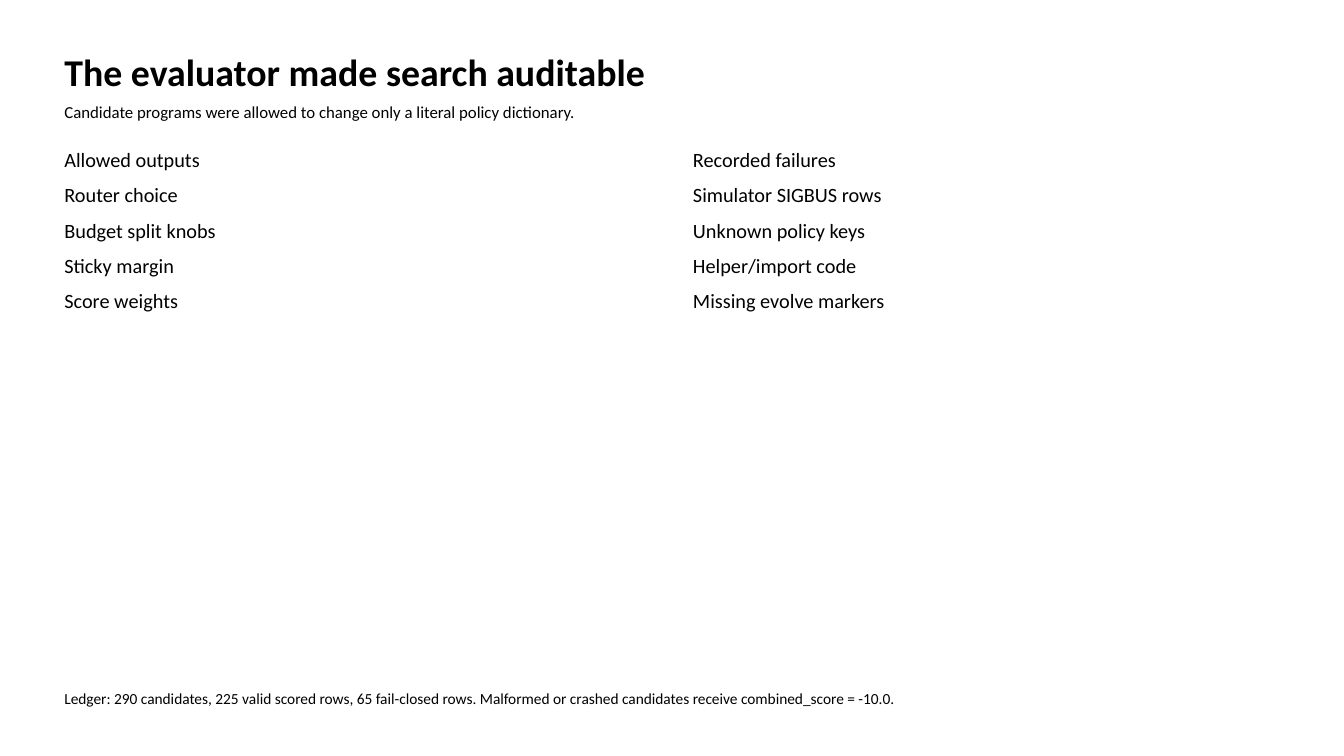
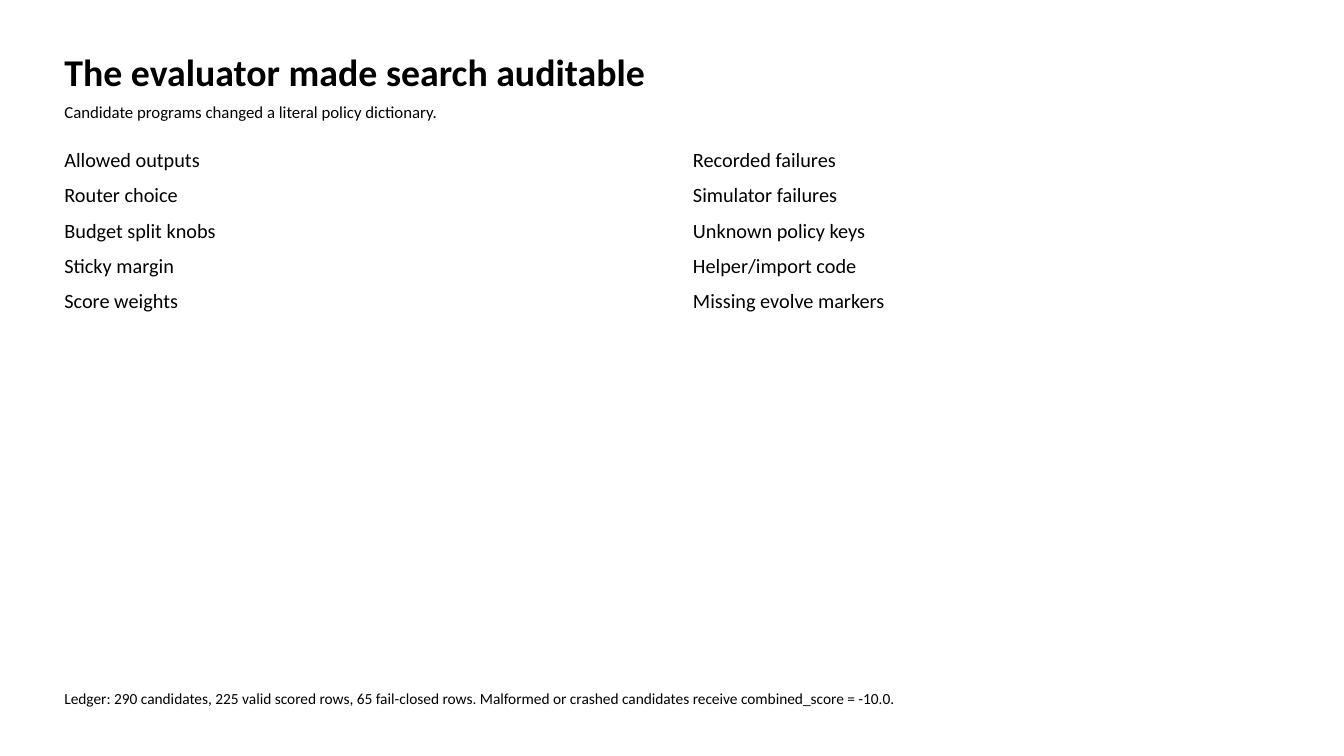
Before and after one commit to GithuBarry/Mixture-of-Prefetchers, a slide deck: slide 7 of slides/mop_stage2_final/output/output.pptx. Drawn at 1344x756 pixels with LibreOffice and Linux fonts; fonts in the diff are those of the drawing. Boxes give left, top, right and bottom in pixels: in the first picture for what was removed or moved away, otherwise in the second. Text is boxed around its words. In the diff, an @@ line names an element or a change of style, - is before the commit and + after.

```diff
--- a/slides/mop_stage2_final/output/output.pptx
+++ b/slides/mop_stage2_final/output/output.pptx
@@ text at (64, 106, 436, 121): text changed @@
-Candidate programs were allowed to change only a literal policy dictionary.
+Candidate programs changed a literal policy dictionary.
@@ text at (693, 188, 837, 202): text changed @@
-Simulator SIGBUS rows
+Simulator failures
```
Also in this commit, not shown: 5 other slides changed, 2 slides added, 2 slides removed, 23 other files.
